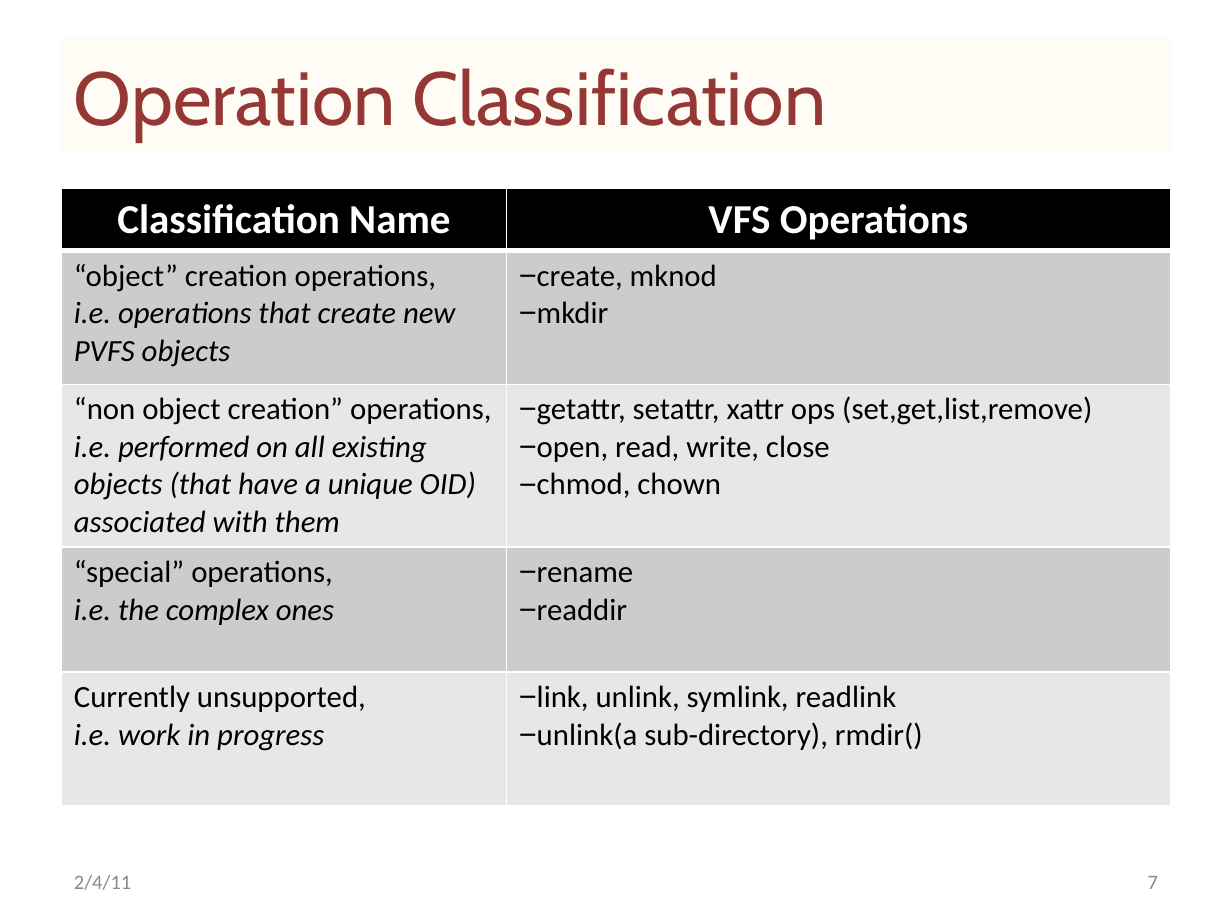
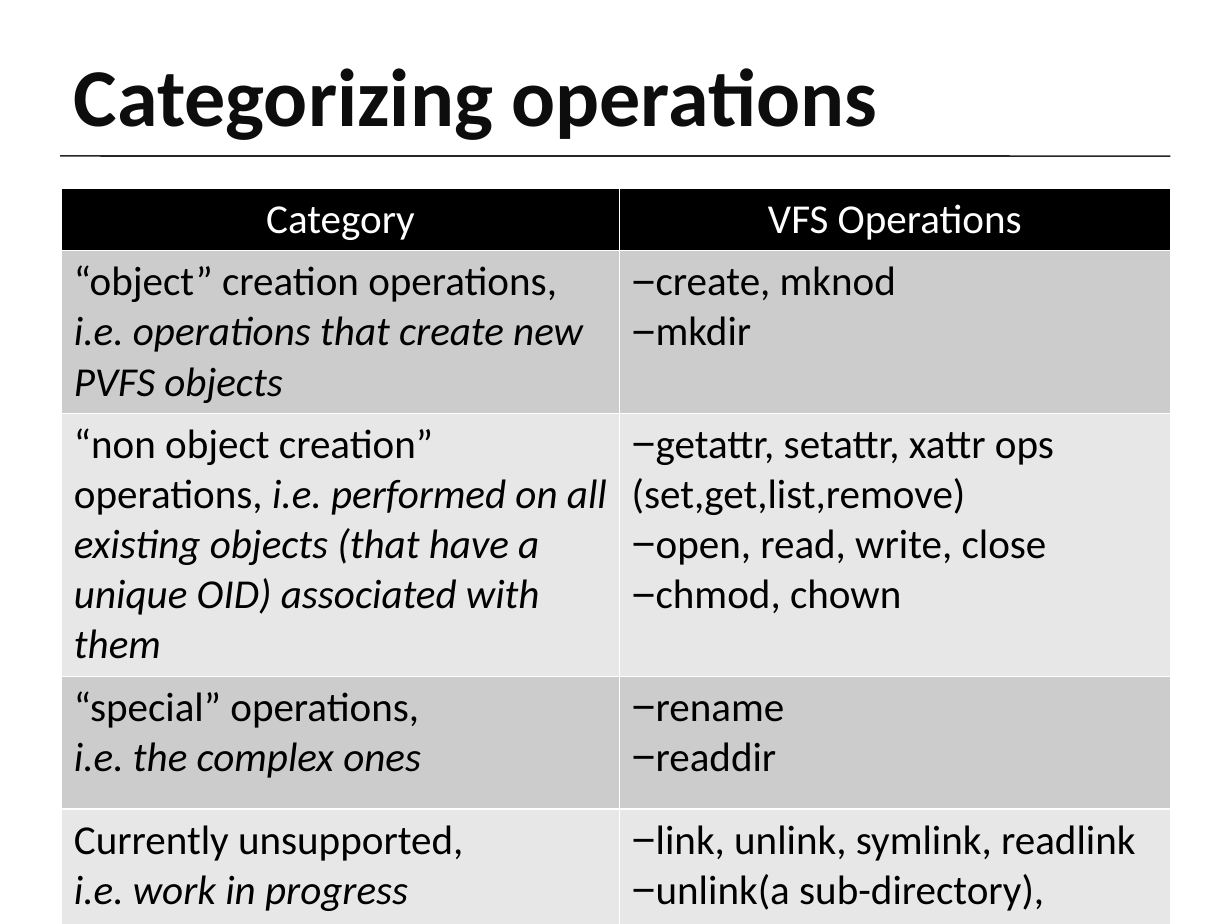
Before and after one commit to achivetta/skyefs, a slide deck: slide 4 of docs/GigaOnPVFS-Specification.pptx (slide 7 before the commit). Drawn at 1232x924 pixels with LibreOffice and Linux fonts; fonts in the diff are those of the drawing. Boxes give left, top, right and bottom in pixels: in the first picture for what was removed or moved away, otherwise in the second. Text is boxed around its words. In the diff, an @@ line names an element or a change of style, - is before the commit and + after.

```diff
--- a/docs/GigaOnPVFS-Specification.pptx
+++ b/docs/GigaOnPVFS-Specification.pptx
@@ title "Categorizing operations": place and size @@
-title "Categorizing operations" at [62,37,1170,153]
+title "Categorizing operations" at [74,68,877,140]
@@ title "Categorizing operations" at [74,68,877,140]: fill #FFFBF5 to none @@
@@ title at [74,68,877,140]: text changed; size 44 to 48 pt; font Cabin to Calibri; text colour #953735 to #0D0D0D; bold on @@
-Operation Classification
+Categorizing operations
@@ line added from (60, 156) to (1170, 156), #262626 1 pt @@
@@ table at [62,188,1170,915] @@
-row 1, column 1: Classification Name
+row 1, column 1: Category
@@ bold off in "VFS Operations" @@
@@ size 18 to 24 pt @@
@@ text removed at [74,875,131,890] @@
-2/4/11
@@ page number removed at [1148,876,1158,889] @@
-7
```
Also in this commit, not shown: 7 other slides changed, 1 slide added, 5 slides removed.
